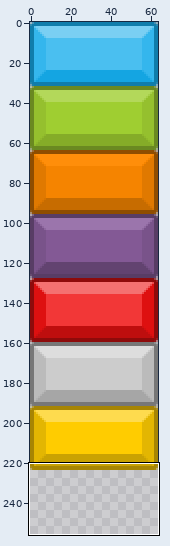
Edited in one commit: sprite sheet (assets/images/levels_tileset.png). Above: a wide view before the commit, with the close-up outlined.
Close-up. Before the commit:
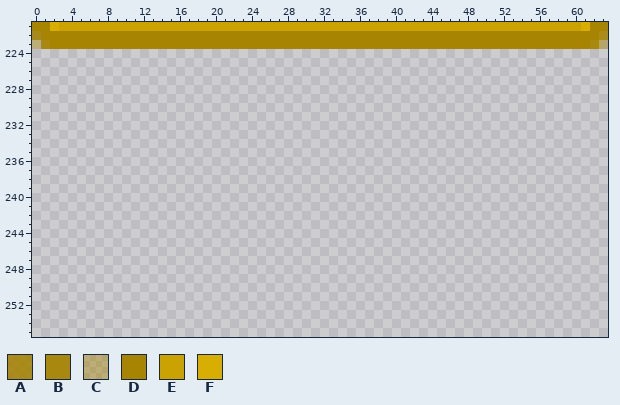
The file is 256x256 pixels. Colours within 5 levels of each other are drawn and written as one. Shown: x 0..63, y 221..255. The old version is drawn lined up with the new one, on the new canvas.
Palette (. is transparent): A #a48302df  B #a68402ef  C #a785026f  D #a78503  E #caa202  F #d9ae02
Pixels before, first column x 0:
221 DDFEEEEEEEEEEEEEEEEEEEEEEEEEEEEEEEEEEEEEEEEEEEEEEEEEEEEEEEEEEFDD
222 ADDDDDDDDDDDDDDDDDDDDDDDDDDDDDDDDDDDDDDDDDDDDDDDDDDDDDDDDDDDDDDA
223 CBDDDDDDDDDDDDDDDDDDDDDDDDDDDDDDDDDDDDDDDDDDDDDDDDDDDDDDDDDDDDBC
The result:
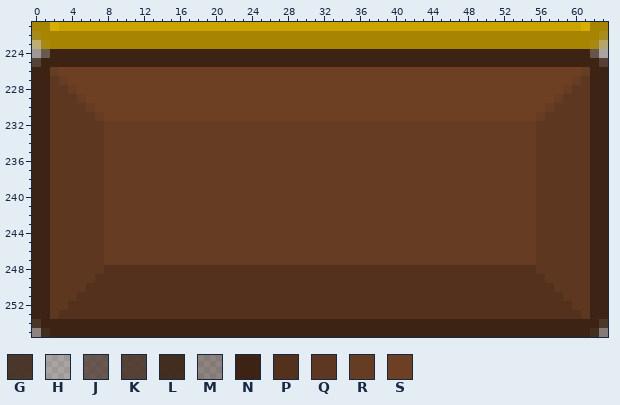
Colours new in this view: G #3a2213df  H #3b23143f  J #3b2314af  K #3b2314cf  L #3b2314ef  M #3c23146f  N #3c2314  P #53311c  Q #5d371f  R #663c22  S #6d4024
Change:
canvas 256x256 -> 64x256 (the part of the old canvas that was cut away was empty and is not shown)
Changed rows in their new state; - is an unchanged pixel.
first column x 0:
224 HJNNNNNNNNNNNNNNNNNNNNNNNNNNNNNNNNNNNNNNNNNNNNNNNNNNNNNNNNNNNNJH
225 KNNNNNNNNNNNNNNNNNNNNNNNNNNNNNNNNNNNNNNNNNNNNNNNNNNNNNNNNNNNNNNK
226 NNRSSSSSSSSSSSSSSSSSSSSSSSSSSSSSSSSSSSSSSSSSSSSSSSSSSSSSSSSSSRNN
227 NNQRSSSSSSSSSSSSSSSSSSSSSSSSSSSSSSSSSSSSSSSSSSSSSSSSSSSSSSSSRQNN
228 NNQQRSSSSSSSSSSSSSSSSSSSSSSSSSSSSSSSSSSSSSSSSSSSSSSSSSSSSSSRQQNN
229 NNQQQRSSSSSSSSSSSSSSSSSSSSSSSSSSSSSSSSSSSSSSSSSSSSSSSSSSSSRQQQNN
230 NNQQQQRSSSSSSSSSSSSSSSSSSSSSSSSSSSSSSSSSSSSSSSSSSSSSSSSSSRQQQQNN
231 NNQQQQQRSSSSSSSSSSSSSSSSSSSSSSSSSSSSSSSSSSSSSSSSSSSSSSSSRQQQQQNN
232 NNQQQQQQRRRRRRRRRRRRRRRRRRRRRRRRRRRRRRRRRRRRRRRRRRRRRRRRQQQQQQNN
233 NNQQQQQQRRRRRRRRRRRRRRRRRRRRRRRRRRRRRRRRRRRRRRRRRRRRRRRRQQQQQQNN
234 NNQQQQQQRRRRRRRRRRRRRRRRRRRRRRRRRRRRRRRRRRRRRRRRRRRRRRRRQQQQQQNN
235 NNQQQQQQRRRRRRRRRRRRRRRRRRRRRRRRRRRRRRRRRRRRRRRRRRRRRRRRQQQQQQNN
236 NNQQQQQQRRRRRRRRRRRRRRRRRRRRRRRRRRRRRRRRRRRRRRRRRRRRRRRRQQQQQQNN
237 NNQQQQQQRRRRRRRRRRRRRRRRRRRRRRRRRRRRRRRRRRRRRRRRRRRRRRRRQQQQQQNN
238 NNQQQQQQRRRRRRRRRRRRRRRRRRRRRRRRRRRRRRRRRRRRRRRRRRRRRRRRQQQQQQNN
239 NNQQQQQQRRRRRRRRRRRRRRRRRRRRRRRRRRRRRRRRRRRRRRRRRRRRRRRRQQQQQQNN
240 NNQQQQQQRRRRRRRRRRRRRRRRRRRRRRRRRRRRRRRRRRRRRRRRRRRRRRRRQQQQQQNN
241 NNQQQQQQRRRRRRRRRRRRRRRRRRRRRRRRRRRRRRRRRRRRRRRRRRRRRRRRQQQQQQNN
242 NNQQQQQQRRRRRRRRRRRRRRRRRRRRRRRRRRRRRRRRRRRRRRRRRRRRRRRRQQQQQQNN
243 NNQQQQQQRRRRRRRRRRRRRRRRRRRRRRRRRRRRRRRRRRRRRRRRRRRRRRRRQQQQQQNN
244 NNQQQQQQRRRRRRRRRRRRRRRRRRRRRRRRRRRRRRRRRRRRRRRRRRRRRRRRQQQQQQNN
245 NNQQQQQQRRRRRRRRRRRRRRRRRRRRRRRRRRRRRRRRRRRRRRRRRRRRRRRRQQQQQQNN
246 NNQQQQQQRRRRRRRRRRRRRRRRRRRRRRRRRRRRRRRRRRRRRRRRRRRRRRRRQQQQQQNN
247 NNQQQQQQRRRRRRRRRRRRRRRRRRRRRRRRRRRRRRRRRRRRRRRRRRRRRRRRQQQQQQNN
248 NNQQQQQQPPPPPPPPPPPPPPPPPPPPPPPPPPPPPPPPPPPPPPPPPPPPPPPPQQQQQQNN
249 NNQQQQQPPPPPPPPPPPPPPPPPPPPPPPPPPPPPPPPPPPPPPPPPPPPPPPPPPQQQQQNN
250 NNQQQQPPPPPPPPPPPPPPPPPPPPPPPPPPPPPPPPPPPPPPPPPPPPPPPPPPPPQQQQNN
251 NNQQQPPPPPPPPPPPPPPPPPPPPPPPPPPPPPPPPPPPPPPPPPPPPPPPPPPPPPPQQQNN
252 NNQQPPPPPPPPPPPPPPPPPPPPPPPPPPPPPPPPPPPPPPPPPPPPPPPPPPPPPPPPQQNN
253 NNQPPPPPPPPPPPPPPPPPPPPPPPPPPPPPPPPPPPPPPPPPPPPPPPPPPPPPPPPPPQNN
254 GNNNNNNNNNNNNNNNNNNNNNNNNNNNNNNNNNNNNNNNNNNNNNNNNNNNNNNNNNNNNNNG
255 MLNNNNNNNNNNNNNNNNNNNNNNNNNNNNNNNNNNNNNNNNNNNNNNNNNNNNNNNNNNNNLM
Where, in picture pixels (left, top, right, bottom), the same in both close-ups:
added: (32, 49, 608, 337)
